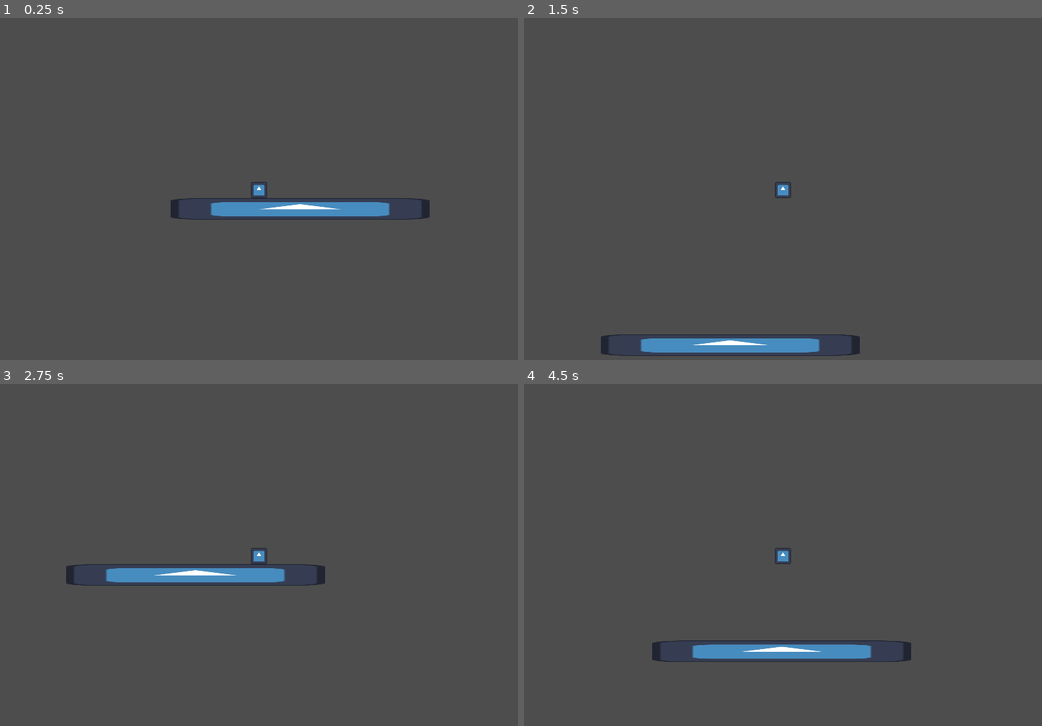
Above: before the commit, frames 1-4 (two rows, left to right).
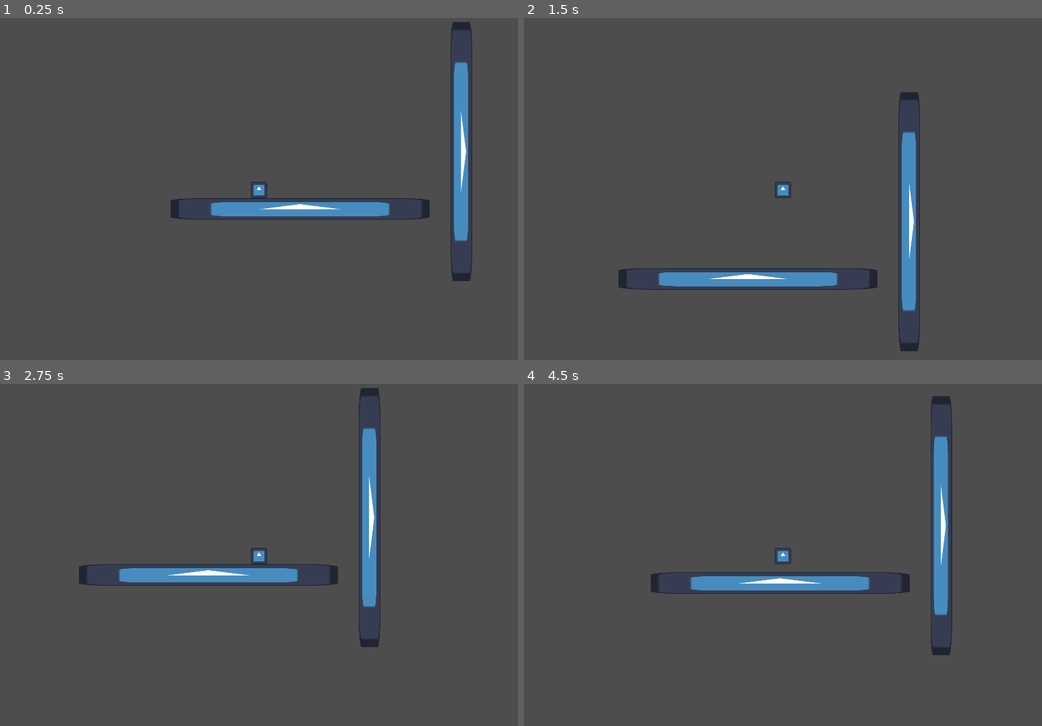
Above: after the commit, the same moments.

Repository: appellatebaton0/speedtape
Game: Godot game, scene res://Scenes/Main.tscn
Two runs of this game, one before a commit and one after it. Both use one fixed random seed, a clock stepped at 60 frames per second and the inputs below. The engine's default icon, where the game draws it, is replaced by a stand-in: a white triangle on a blue panel in a dark square.
Inputs:
- Up to frame 1 (0.25 s): no input
- Up to frame 2 (1.5 s): tap Enter at 0.5 s; hold D (Right) from 0.53 s (still down); tap S (Dash) at 0.6, 1.35 s; tap Space (Jump) at 0.77 s
- Up to frame 3 (2.75 s): tap Space (Jump) at 1.52 s; release D (Right) at 2.03 s; hold A (Left) from 2.03 s (still down); tap S (Dash) at 2.1 s
- Up to frame 4 (4.5 s): release A (Left) at 2.78 s; hold D (Right) 2.78-4.28 s; tap S (Dash) at 2.85, 3.6, 4.35 s; tap Space (Jump) at 3.02, 3.77 s; hold A (Left) from 4.28 s (still down)

The runs differ from the first frame. In frame 1, 1.8% of the frame differs, in the area x 86-92%, y 1-77%; in frame 2, 5.4%; in frame 3, 2.5%; in frame 4, 5.7%, in the area x 24-83%, y 3-82%.

Commit message:
h1.6 - Wall Sliding & Jumping
Made some changes to control speeds, friction, etc, and added the ability to wall slide & jump.

Diff:
--- a/Scenes/Feedtape/Feedtape.tscn
+++ b/Scenes/Feedtape/Feedtape.tscn
@@ -7,6 +7,8 @@
 layout_mode = 3
 anchors_preset = 0
 script = ExtResource("1_ery76")
+dash_velocity = 240.0
+dash_time = 0.3
 
 [node name="HBoxContainer" type="HBoxContainer" parent="." unique_id=1662630178]
 layout_mode = 0
--- a/Scenes/Main.tscn
+++ b/Scenes/Main.tscn
@@ -64,3 +64,14 @@
 
 [node name="CollisionShape2D" type="CollisionShape2D" parent="StaticBody2D" unique_id=880570799]
 shape = SubResource("RectangleShape2D_xf4i5")
+
+[node name="StaticBody2D2" type="StaticBody2D" parent="." unique_id=533032120]
+position = Vector2(300, -43)
+rotation = 1.5707964
+
+[node name="Sprite2D" type="Sprite2D" parent="StaticBody2D2" unique_id=1184442278]
+scale = Vector2(3, 0.25)
+texture = ExtResource("2_kln2b")
+
+[node name="CollisionShape2D" type="CollisionShape2D" parent="StaticBody2D2" unique_id=1703465620]
+shape = SubResource("RectangleShape2D_xf4i5")
--- a/Scenes/Player/Player.gd
+++ b/Scenes/Player/Player.gd
@@ -52,6 +52,8 @@
 var speed:float = 0.0
 ## How much gravity affects the actor.
 @export var gravity_multiplier := 1.0
+@export var wall_slide_speed := 50.0
+@export var wall_jump_multiplier := 1.2
 
 #endregion
 
@@ -60,6 +62,9 @@
 	## Gravity
 	if not is_on_floor():
 		velocity += delta * get_gravity() * gravity_multiplier
+
+	if is_on_wall_only() and velocity.y > wall_slide_speed:
+		velocity.y = wall_slide_speed
 
 
 	## Jumping
@@ -70,12 +75,21 @@
 
 	# Coyote jumping
 	coyote_buffer = move_toward(coyote_buffer, 0, delta)
-	if is_on_floor():
+	if is_on_floor() or is_on_wall():
 		coyote_buffer = coyote_jump_buffer
 
 	# Jumping
 	if jump_buffer > 0 and coyote_buffer > 0:
-		velocity.y = min(velocity.y, -jump_velocity)
+
+		## Give a little boost off the wall if wall-sliding.
+		if is_on_wall_only():
+			var jump_vector := Vector2(get_wall_normal().x, -1.0).normalized()
+
+			velocity = jump_velocity * jump_vector * wall_jump_multiplier
+
+		else:
+			velocity.y = min(velocity.y, -jump_velocity)
+
 		# Reset the buffers to prevent double jumping
 		coyote_buffer = 0
 		jump_buffer = 0
--- a/Scenes/Player/Player.tscn
+++ b/Scenes/Player/Player.tscn
@@ -10,10 +10,12 @@
 script = ExtResource("1_ft8w5")
 jump_velocity = 260.0
 floor_acceleration = 70.0
-air_acceleration = 55.0
+air_acceleration = 12.0
 floor_friction = 55.0
+air_friction = 5.0
 max_speed = 280.0
 gravity_multiplier = 0.8
+wall_slide_speed = 75.0
 
 [node name="Sprite2D" type="Sprite2D" parent="." unique_id=1077563513]
 scale = Vector2(0.188, 0.188)
